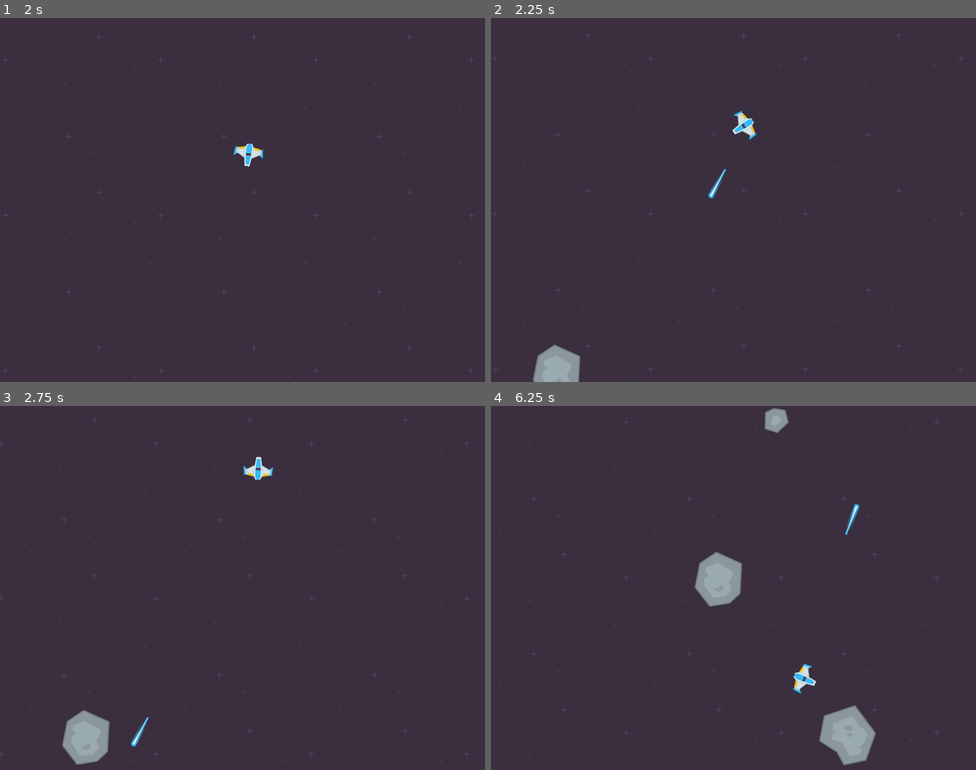
Above: before the commit, frames 1-4 (two rows, left to right).
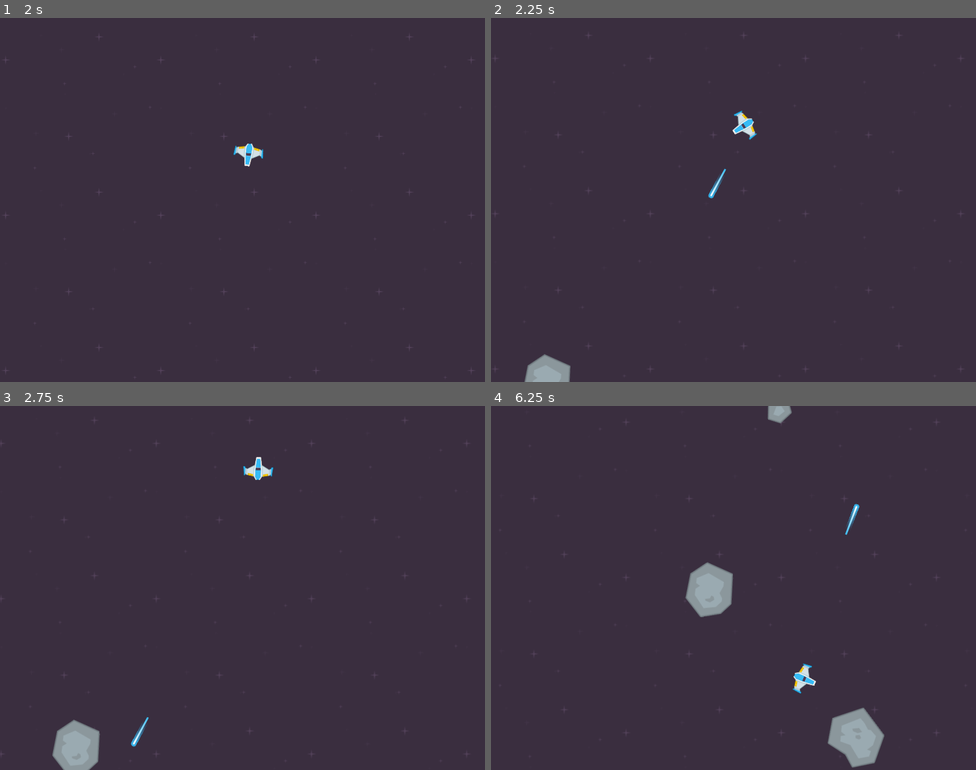
Above: after the commit, the same moments.

Repository: nicognito/game-a-week-001
Game: Godot game, scene res://scenes/level.tscn
The game is run twice, just before and just after one commit, with the same random seed, the same clock (stepped at 60 frames per second) and the same inputs.
Inputs:
- Up to frame 1 (2 s): tap Enter at 0.5 s; hold D (turn_right) 0.53-1.28 s; tap Space (fire) at 0.6, 1.35 s; hold S (move_back) from 1.28 s (still down)
- Up to frame 2 (2.25 s): release S (move_back) at 2.03 s; hold D (turn_right) from 2.03 s (still down); tap Space (fire) at 2.1 s
- Up to frame 3 (2.75 s): keep holding D (turn_right)
- Up to frame 4 (6.25 s): release D (turn_right) at 2.78 s; hold W (move_forward) 2.78-3.53 s; tap Space (fire) every 0.75 s from 2.85 to 5.85 s; hold A (turn_left) 3.53-5.03 s; hold S (move_back) 5.03-5.78 s; hold D (turn_right) from 5.78 s (still down)

Frame 1 is identical in both runs. In frame 2, 0.5% of the frame differs, in the area x 6-19%, y 89-100%; in frame 3, 0.8%; in frame 4, 1.8%, in the area x 40-82%, y 0-100%.

Commit message:
Improve meteor spawning and warping

Diff:
--- a/scenes/big_meteor_1.tscn
+++ b/scenes/big_meteor_1.tscn
@@ -17,3 +17,5 @@
 [node name="CollisionShape2D" type="CollisionShape2D" parent="."]
 position = Vector2(-1, -1)
 shape = SubResource("CircleShape2D_syny7")
+
+[node name="VisibleOnScreenNotifier2D" type="VisibleOnScreenNotifier2D" parent="."]
--- a/scenes/big_meteor_2.tscn
+++ b/scenes/big_meteor_2.tscn
@@ -19,3 +19,5 @@
 position = Vector2(-5, -4)
 rotation = -1.87427
 shape = SubResource("CapsuleShape2D_8l0uv")
+
+[node name="VisibleOnScreenNotifier2D" type="VisibleOnScreenNotifier2D" parent="."]
--- a/scenes/big_meteor_3.tscn
+++ b/scenes/big_meteor_3.tscn
@@ -17,3 +17,5 @@
 [node name="CollisionShape2D" type="CollisionShape2D" parent="."]
 position = Vector2(-2, 1)
 shape = SubResource("CircleShape2D_gleim")
+
+[node name="VisibleOnScreenNotifier2D" type="VisibleOnScreenNotifier2D" parent="."]
--- a/scenes/big_meteor_4.tscn
+++ b/scenes/big_meteor_4.tscn
@@ -17,3 +17,5 @@
 [node name="CollisionShape2D" type="CollisionShape2D" parent="."]
 position = Vector2(0, 2)
 shape = SubResource("CircleShape2D_5phsa")
+
+[node name="VisibleOnScreenNotifier2D" type="VisibleOnScreenNotifier2D" parent="."]
--- a/scenes/level.tscn
+++ b/scenes/level.tscn
@@ -5,7 +5,7 @@
 
 [sub_resource type="Curve2D" id="Curve2D_u32ap"]
 _data = {
-"points": PackedVector2Array(0, 0, 0, 0, 0, 0, 0, 0, 0, 0, 800, 0, 0, 0, 0, 0, 800, 600, 0, 0, 0, 0, 0, 600, 0, 0, 0, 0, 0, 0)
+"points": PackedVector2Array(0, 0, 0, 0, -16, -16, 0, 0, 0, 0, 816, -16, 0, 0, 0, 0, 816, 616, 0, 0, 0, 0, -16, 616, 0, 0, 0, 0, -16, -16)
 }
 point_count = 5
 
@@ -18,6 +18,7 @@
 curve = SubResource("Curve2D_u32ap")
 
 [node name="MeteorSpawnLocation" type="PathFollow2D" parent="MeteorPath"]
+position = Vector2(-16, -16)
 
 [node name="Timer" type="Timer" parent="."]
 wait_time = 2.0
--- a/scenes/med_meteor_1.tscn
+++ b/scenes/med_meteor_1.tscn
@@ -16,3 +16,5 @@
 
 [node name="CollisionShape2D" type="CollisionShape2D" parent="."]
 shape = SubResource("CircleShape2D_7rxse")
+
+[node name="VisibleOnScreenNotifier2D" type="VisibleOnScreenNotifier2D" parent="."]
--- a/scenes/med_meteor_2.tscn
+++ b/scenes/med_meteor_2.tscn
@@ -17,3 +17,5 @@
 [node name="CollisionShape2D" type="CollisionShape2D" parent="."]
 position = Vector2(-1, 0)
 shape = SubResource("CircleShape2D_3malu")
+
+[node name="VisibleOnScreenNotifier2D" type="VisibleOnScreenNotifier2D" parent="."]
--- a/scenes/small_meteor_1.tscn
+++ b/scenes/small_meteor_1.tscn
@@ -17,3 +17,5 @@
 [node name="CollisionShape2D" type="CollisionShape2D" parent="."]
 position = Vector2(0, -1)
 shape = SubResource("CircleShape2D_eq1sj")
+
+[node name="VisibleOnScreenNotifier2D" type="VisibleOnScreenNotifier2D" parent="."]
--- a/scenes/small_meteor_2.tscn
+++ b/scenes/small_meteor_2.tscn
@@ -17,3 +17,5 @@
 [node name="CollisionShape2D" type="CollisionShape2D" parent="."]
 position = Vector2(-1, 0)
 shape = SubResource("CircleShape2D_emv1d")
+
+[node name="VisibleOnScreenNotifier2D" type="VisibleOnScreenNotifier2D" parent="."]
--- a/scripts/meteor.gd
+++ b/scripts/meteor.gd
@@ -1,5 +1,6 @@
 extends Area2D
 
+@onready var sprite = $Sprite2D
 
 var buffer = 20
 var speed = 100
@@ -12,15 +13,19 @@
 func _process(delta):
 	global_position += delta * direction * speed
 
+	var buffer = sprite.get_rect().size
+	var buffer_width = buffer.x
+	var buffer_height = buffer.y
+
 	var screen_size = get_viewport_rect().size
-	if global_position.x < 0 - buffer:
-		global_position.x = screen_size.x - 1 + buffer
-	elif global_position.x > screen_size.x - 1 + buffer:
-		global_position.x = 0 - buffer
-	if global_position.y < 0 - buffer:
-		global_position.y = screen_size.y - 1 + buffer
-	elif global_position.y > screen_size.y - 1 + buffer:
-		global_position.y = 0 - buffer
+	if global_position.x < 0 - buffer_width / 2:
+		global_position.x = screen_size.x - 1 + buffer_width / 2
+	elif global_position.x > screen_size.x - 1 + buffer_width / 2:
+		global_position.x = 0 - buffer_width / 2
+	if global_position.y < 0 - buffer_height / 2:
+		global_position.y = screen_size.y - 1 + buffer_height / 2
+	elif global_position.y > screen_size.y - 1 + buffer_height / 2:
+		global_position.y = 0 - buffer_height / 2
 
 
 func initialize(new_position, player):
